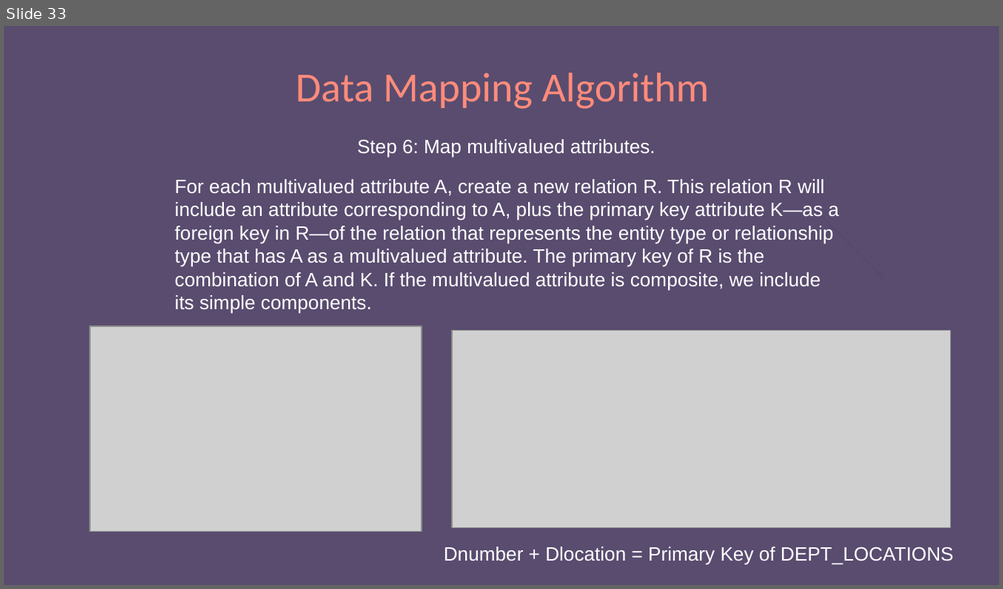
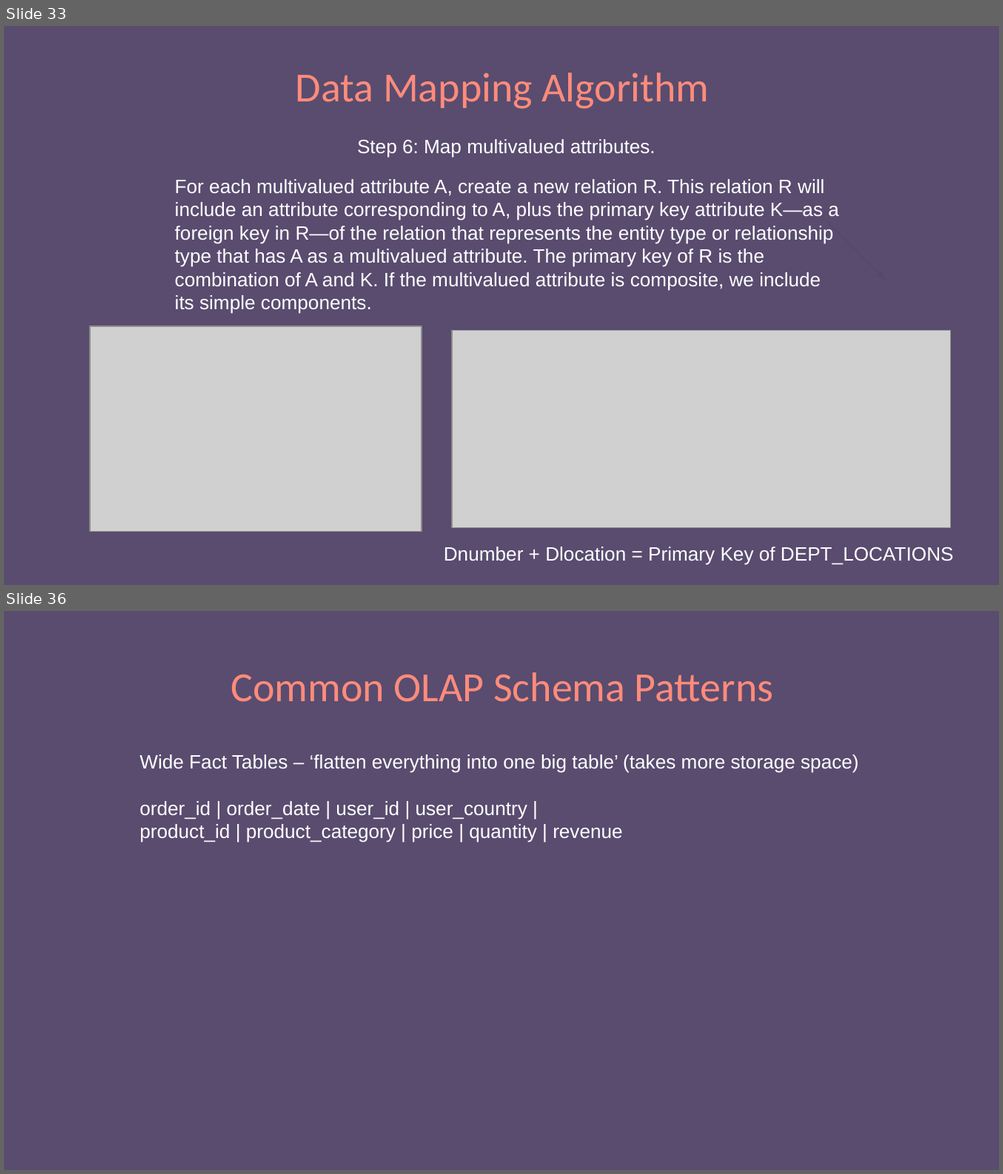
Before and after one commit to e-m-wilson/python_sql, a slide deck: Week_3/SQL.pptx. Shown one above the other, each under a label of ours: slide 33 before the commit, slides 33 and 36 after it; the slides between them are not shown. The pictures are 1003x589 and 1003x1174 pixels, drawn with LibreOffice and Linux fonts; fonts in the diff are those of the drawing; grey boxes stand for pictures. Boxes give left, top, right and bottom in pixels: in the first picture for what was removed or moved away, otherwise in the second. Text is boxed around its words. In the diff, an @@ line names an element or a change of style, - is before the commit and + after.

```diff
--- a/Week_3/SQL.pptx
+++ b/Week_3/SQL.pptx
@@ slide 36 added at [4,611,999,1170], background #594C6F @@
@@ title added at [231,672,774,702], 30 pt, text #FF8B7B @@
+Common OLAP Schema Patterns
@@ text added at [139,755,859,843], 14 pt, text #FFFFFF @@
+Wide Fact Tables – ‘flatten everything into one big table’ (takes more storage space)
+order_id | order_date | user_id | user_country |
+product_id | product_category | price | quantity | revenue
```
Also in this commit, not shown: 16 slides changed, 3 other slides added.
